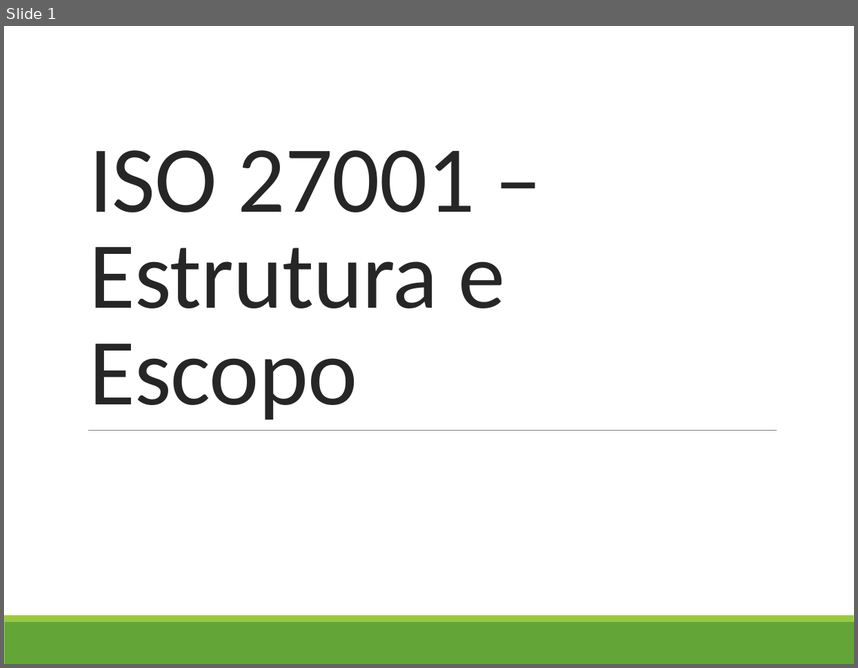
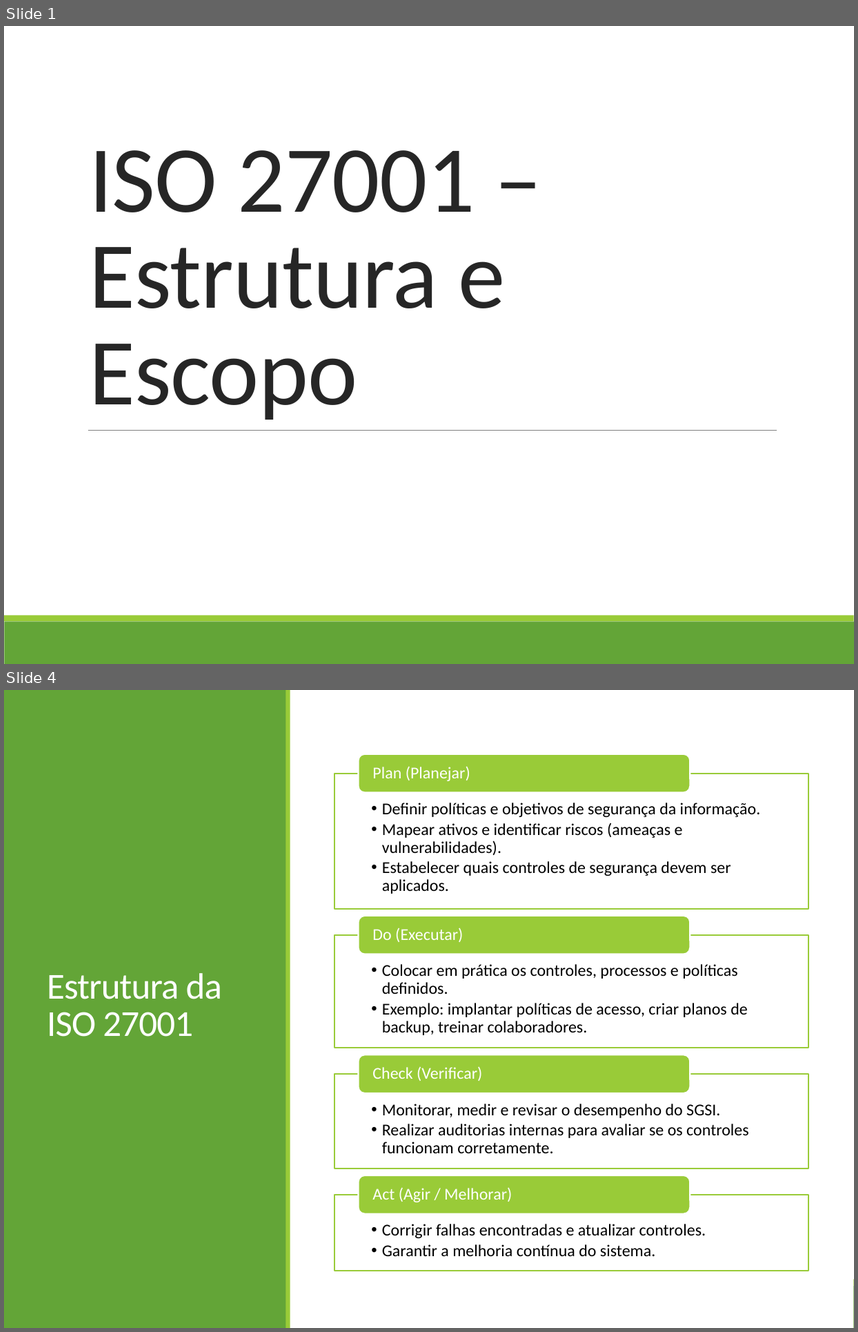
Before and after one commit to profAndreSouza/Material, a slide deck: Segurança da Informação/Aula-04-ISO27001-Estrutura-e-escopo.pptx. Shown one above the other, each under a label of ours: slide 1 before the commit, slides 1 and 4 after it; the slides between them are not shown. The pictures are 858x668 and 858x1332 pixels, drawn with LibreOffice and Linux fonts; fonts in the diff are those of the drawing. Boxes give left, top, right and bottom in pixels: in the first picture for what was removed or moved away, otherwise in the second. Text is boxed around its words. In the diff, an @@ line names an element or a change of style, - is before the commit and + after.

```diff
--- a/Segurança da Informação/Aula-04-ISO27001-Estrutura-e-escopo.pptx
+++ b/Segurança da Informação/Aula-04-ISO27001-Estrutura-e-escopo.pptx
@@ slide 4 added at (x1=4, y1=690, x2=854, y2=1328), background #FFFFFF; not listed: 2 template elements that a slide beside it also shows @@
@@ rectangle added at (x1=4, y1=690, x2=854, y2=1328), fill #FFFFFF @@
@@ rectangle added at (x1=4, y1=690, x2=286, y2=1328), fill #63A537 @@
@@ rectangle added at (x1=286, y1=690, x2=290, y2=1328), fill #99CB38 @@
@@ title added at (x1=47, y1=973, x2=222, y2=1036), 31 pt, text #FFFFFF @@
+Estrutura da ISO 27001
@@ group added at (x1=335, y1=753, x2=809, y2=1270): 8 texts, 4 rectangles, 4 rounded rectangles @@
+  • Definir políticas e objetivos de segurança da informação.
+  • Mapear ativos e identificar riscos (ameaças e vulnerabilidades).
+  • Estabelecer quais controles de segurança devem ser aplicados.
+Plan (Planejar)
+  • Colocar em prática os controles, processos e políticas definidos.
+  • Exemplo: implantar políticas de acesso, criar planos de backup, treinar colaboradores.
+Do (Executar)
+  • Monitorar, medir e revisar o desempenho do SGSI.
+  • Realizar auditorias internas para avaliar se os controles funcionam corretamente.
+Check (Verificar)
+  • Corrigir falhas encontradas e atualizar controles.
+  • Garantir a melhoria contínua do sistema.
+Act (Agir / Melhorar)
```
Also in this commit, not shown: 16 slides changed, 5 other slides added, 1 slide removed, 1 other file.
